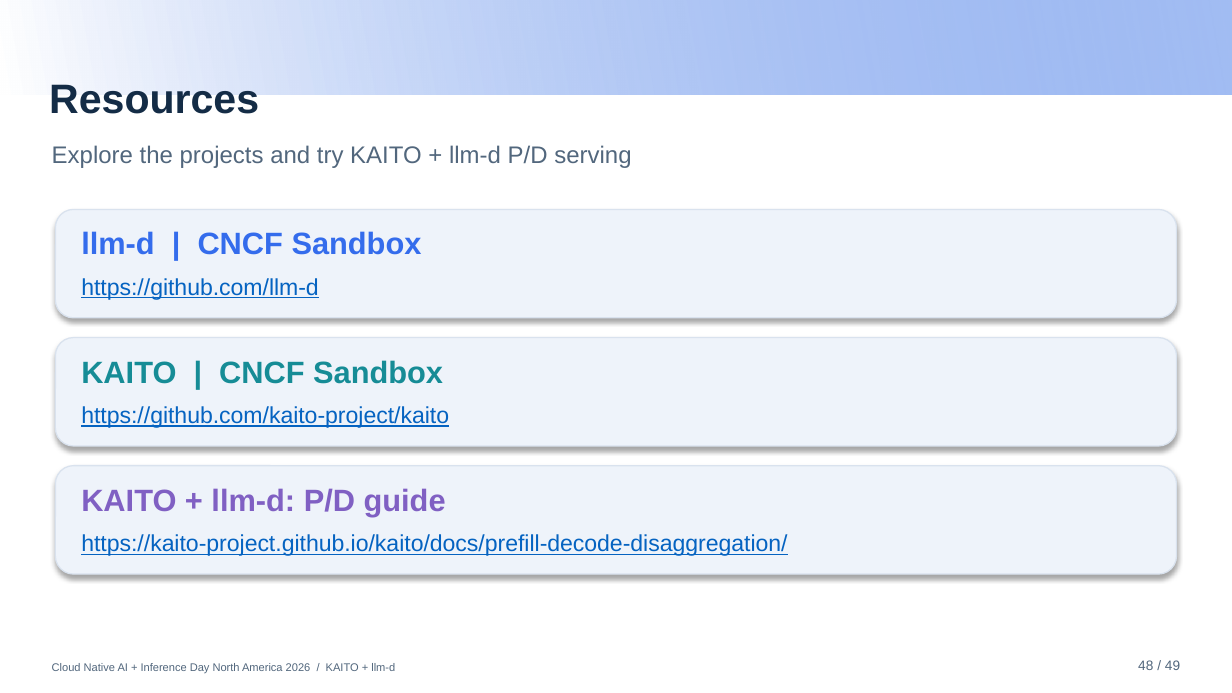
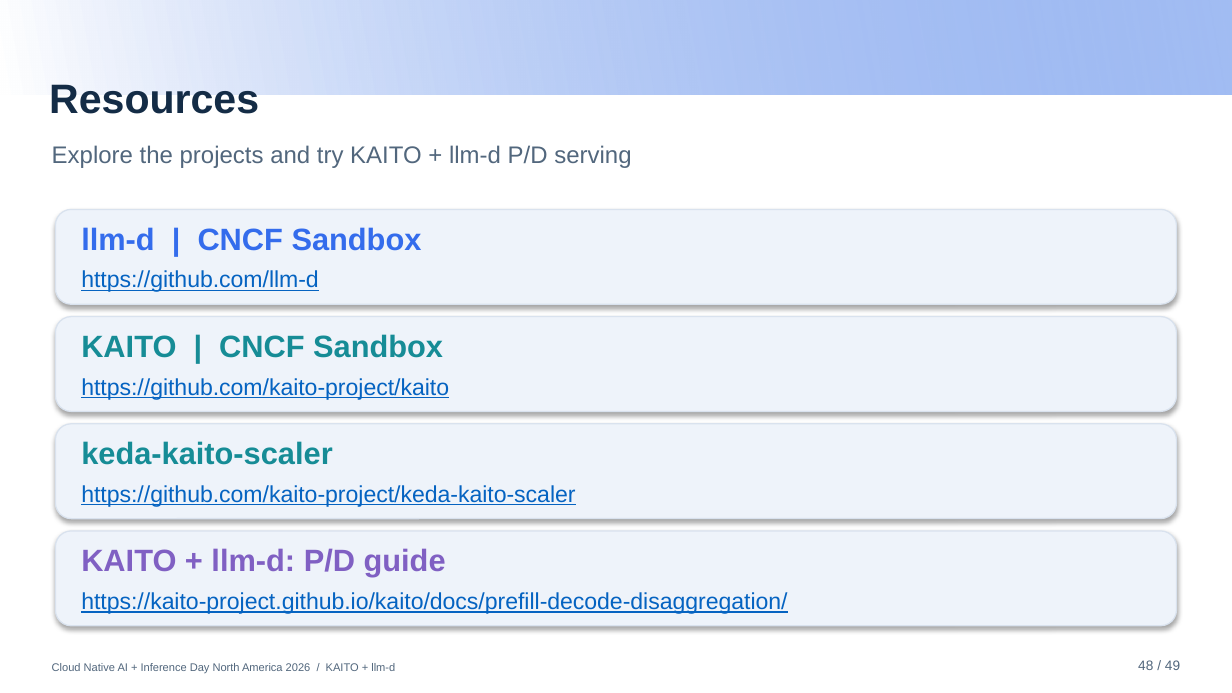
Before and after one commit to andyzhangx/demo, a slide deck: slide 48 of llm/pd-disaggregation/kubecon-na-2026-pd-disaggregation-kaito-llmd.pptx. Drawn at 1232x693 pixels with LibreOffice and Linux fonts; fonts in the diff are those of the drawing; background and template pictures are left out. Boxes give left, top, right and bottom in pixels: in the first picture for what was removed or moved away, otherwise in the second. Text is boxed around its words. In the diff, an @@ line names an element or a change of style, - is before the commit and + after.

Commit message:
Clarify decode labels and scripts and add scaler resource

```diff
--- a/llm/pd-disaggregation/kubecon-na-2026-pd-disaggregation-kaito-llmd.pptx
+++ b/llm/pd-disaggregation/kubecon-na-2026-pd-disaggregation-kaito-llmd.pptx
@@ rounded rectangle: place and size @@
-rounded rectangle at box(55, 209, 1177, 318)
+rounded rectangle at box(55, 209, 1177, 304)
@@ text "llm-d | CNCF Sandbox": place and size @@
-text "llm-d | CNCF Sandbox" at box(81, 231, 422, 255)
+text "llm-d | CNCF Sandbox" at box(81, 227, 422, 251)
@@ text "https://github.com/llm-d": place and size @@
-text "https://github.com/llm-d" at box(81, 278, 319, 300)
+text "https://github.com/llm-d" at box(81, 270, 319, 292)
@@ rounded rectangle: place and size @@
-rounded rectangle at box(55, 338, 1177, 446)
+rounded rectangle at box(55, 317, 1177, 411)
@@ text "KAITO | CNCF Sandbox": place and size @@
-text "KAITO | CNCF Sandbox" at box(81, 360, 443, 384)
+text "KAITO | CNCF Sandbox" at box(81, 334, 443, 358)
@@ text "https://github.com/kaito-project/kaito": place and size @@
-text "https://github.com/kaito-project/kaito" at box(81, 406, 449, 428)
+text "https://github.com/kaito-project/kaito" at box(81, 378, 449, 400)
@@ rounded rectangle added at box(55, 424, 1177, 519), fill #EEF3FA, outline #D9E2EE 0.75 pt @@
@@ text added at box(81, 441, 332, 465), 18 pt, text #168C96, bold @@
+keda-kaito-scaler
@@ text added at box(81, 485, 575, 507), 13.5 pt, text #0563C1, underline @@
+https://github.com/kaito-project/keda-kaito-scaler
@@ rounded rectangle: place and size @@
-rounded rectangle at box(55, 466, 1177, 574)
+rounded rectangle at box(55, 531, 1177, 626)
@@ text "KAITO + llm-d: P/D guide": place and size @@
-text "KAITO + llm-d: P/D guide" at box(81, 488, 446, 516)
+text "KAITO + llm-d: P/D guide" at box(81, 548, 446, 577)
@@ text "https://kaito-project.github.io/kaito/docs/prefill-decode-di ...": place and size @@
-text "https://kaito-project.github.io/kaito/docs/prefill-decode-di ..." at box(81, 534, 787, 556)
+text "https://kaito-project.github.io/kaito/docs/prefill-decode-di ..." at box(81, 592, 787, 614)
```
Also in this commit, not shown: 2 other slides changed.
